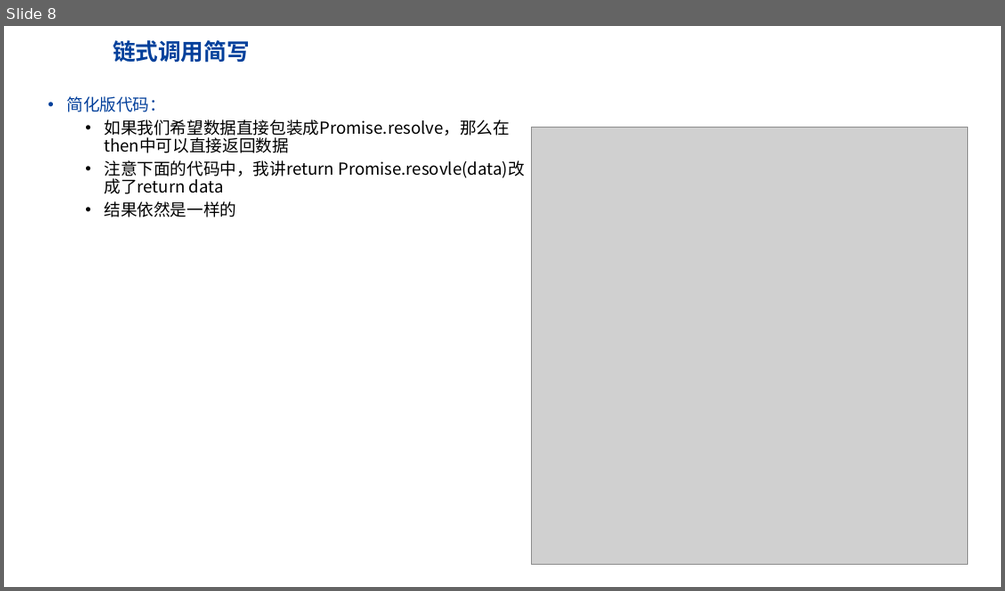
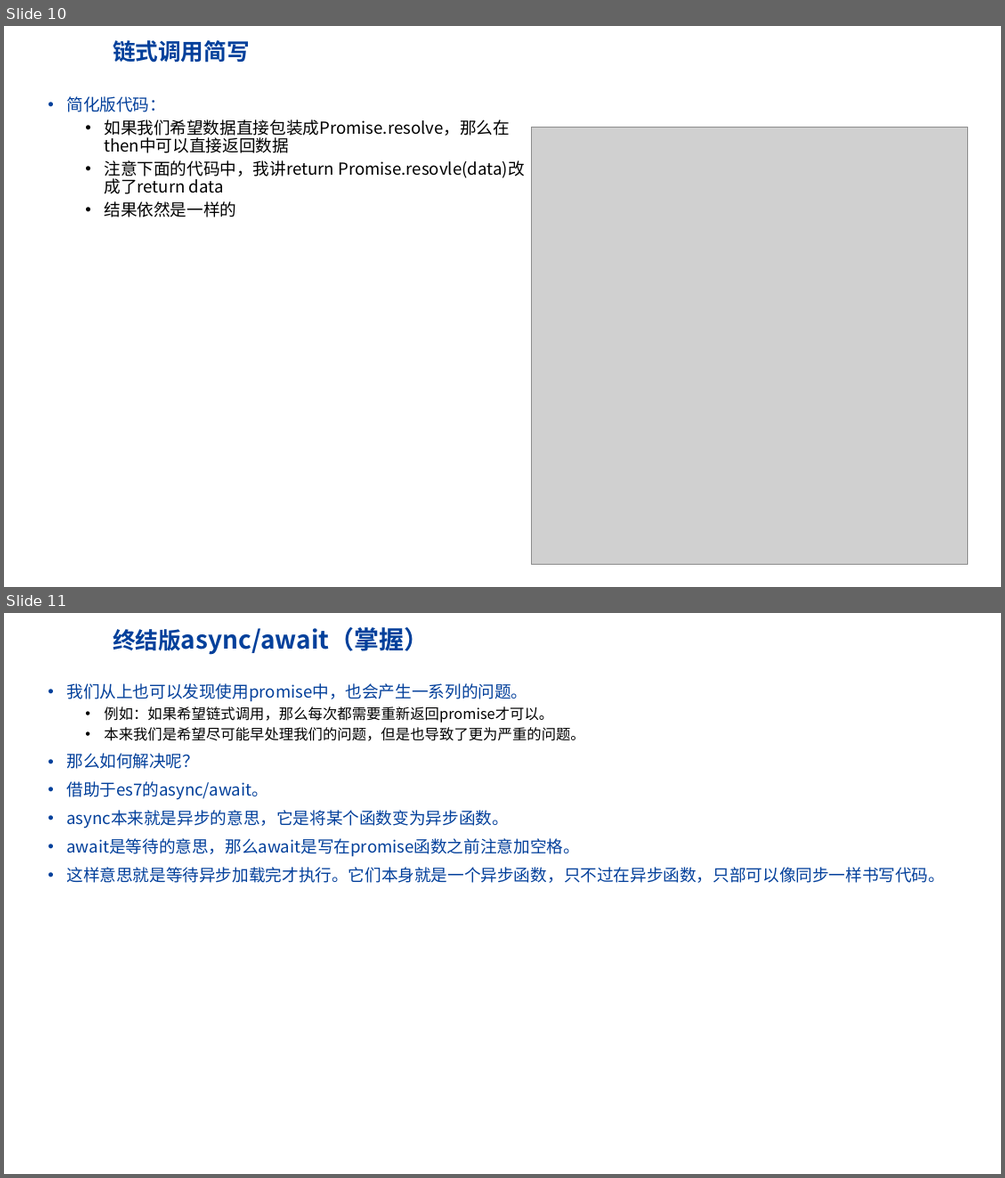
Before and after one commit to highh5/highh5.github.io, a slide deck: 其它提交/promise.pptx. Shown one above the other, each under a label of ours: slide 8 before the commit, slides 10 and 11 after it. The pictures are 1005x591 and 1005x1178 pixels, drawn with LibreOffice and Linux fonts; fonts in the diff are those of the drawing; grey boxes stand for pictures; background and template pictures are left out. Boxes give left, top, right and bottom in pixels: in the first picture for what was removed or moved away, otherwise in the second. Text is boxed around its words. In the diff, an @@ line names an element or a change of style, - is before the commit and + after.

```diff
--- a/其它提交/promise.pptx
+++ b/其它提交/promise.pptx
@@ slide 11 added at (4, 613, 1001, 1174), background #FFFFFF @@
@@ title added at (113, 627, 429, 655), 24 pt, text #03409B, bold @@
+终结版async/await（掌握）
@@ text added at (66, 683, 945, 883), 16 pt, text #03409B @@
+• 我们从上也可以发现使用promise中，也会产生一系列的问题。
+  • 例如：如果希望链式调用，那么每次都需要重新返回promise才可以。
+  • 本来我们是希望尽可能早处理我们的问题，但是也导致了更为严重的问题。
+• 那么如何解决呢？
+• 借助于es7的async/await。
+• async本来就是异步的意思，它是将某个函数变为异步函数。
+• await是等待的意思，那么await是写在promise函数之前注意加空格。
+• 这样意思就是等待异步加载完才执行。它们本身就是一个异步函数，只不过在异步函数，只部可以像同步一样书写代码。
@@ what was slide 8 is now slide 10 @@
```
Also in this commit, not shown: 2 slides changed, 3 other slides added, 38 other files.
